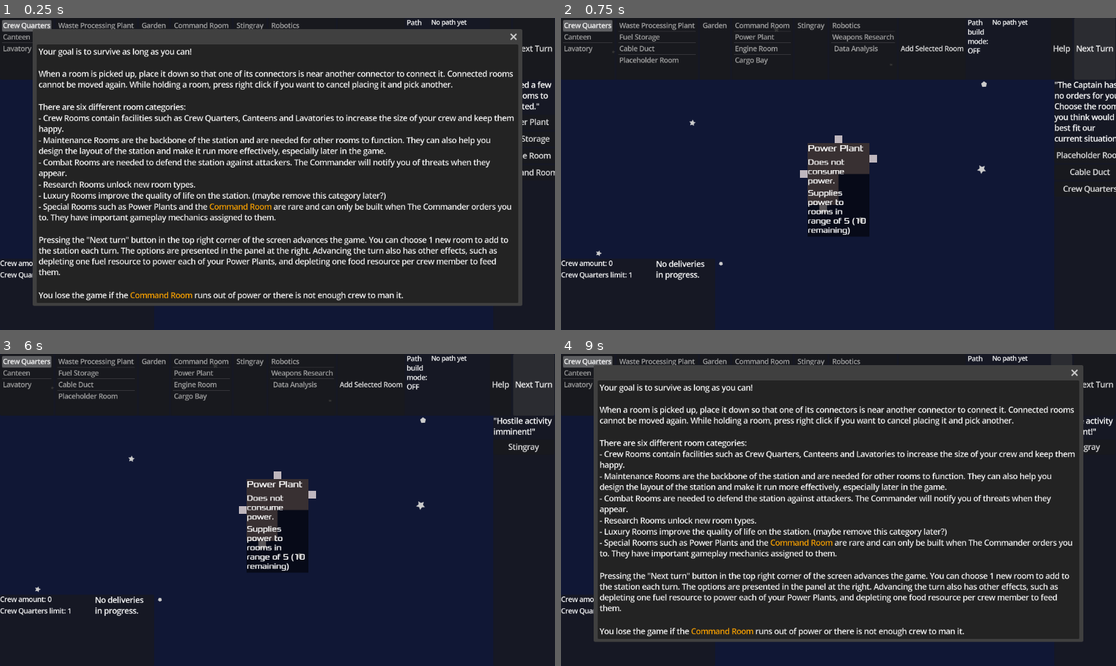
Above: before the commit, frames 1-4 (two rows, left to right).
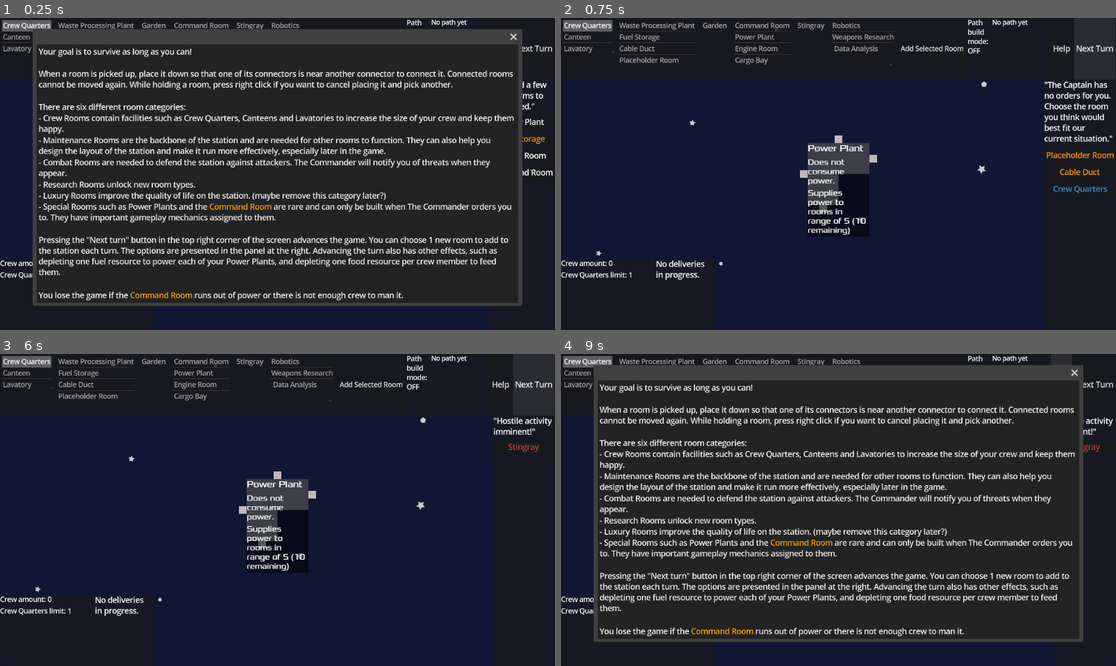
Above: after the commit, the same moments.

Repository: juhanikat/mothership
Game: Godot game, scene res://scenes/main.tscn
Two runs of this game, one before a commit and one after it. Both use one fixed random seed, a clock stepped at 60 frames per second and the inputs below.
Inputs:
- Up to frame 1 (0.25 s): no input
- Up to frame 2 (0.75 s): click "Next Turn" at 0.5 s
- Up to frame 3 (6 s): click "Next Turn" at 1.25 s; click "Add Selected Room" at 2 s; click "Cargo Bay" at 2.75 s; click "Add Selected Room" at 3.5 s; click "Cargo Bay" at 4.25 s; click "Add Selected Room" at 5 s; click "Next Turn" at 5.75 s
- Up to frame 4 (9 s): click "Stingray" at 6.5 s; click "Stingray" at 7.25 s; click "Stingray" at 8 s; click "Help" at 8.75 s

The runs differ from the first frame. In frame 1, 0.5% of the frame differs, in the area x 94-100%, y 20-51%; in frame 2, 1.5%, in the area x 86-100%, y 20-57%; in frame 3, less than 0.1%; in frame 4, less than 0.1%.

Commit message:
add colors to room selection buttons

Diff:
--- a/RoomData.gd
+++ b/RoomData.gd
@@ -16,7 +16,7 @@
 	RoomCategory.RESEARCH_ROOM: Color(0.678, 0.0, 0.68),
 	RoomCategory.COMBAT_ROOM: Color(0.681, 0.257, 0.219),
 	RoomCategory.LUXURY_ROOM: Color(0.394, 0.834, 0.113),
-	RoomCategory.SPECIAL_ROOM: Color(0.904, 0.741, 0.651)
+	RoomCategory.SPECIAL_ROOM: Color(1.0, 1.0, 1.0)
 	}
 
 
--- a/captain/room_selection.gd
+++ b/captain/room_selection.gd
@@ -5,7 +5,6 @@
 @export var order_description_label: RichTextLabel
 @export var room_container: VBoxContainer
 @onready var main: Node2D = get_tree().root.get_node("Main")
-
 
 
 func clear_room_buttons() -> void:
@@ -19,7 +18,9 @@
 	order_description_label.text = "\"%s\"" % [description]
 	for room_data in room_data_array:
 		var new_room_button = Button.new()
-		new_room_button.text = room_data["room_name"]
+		var button_text_color = RoomData.room_colors[room_data["room_category"]]
+		new_room_button.add_theme_color_override("font_color", button_text_color)
+		new_room_button.text = "%s" % [room_data["room_name"]]
 		new_room_button.pressed.connect(_on_room_button_pressed.bind(room_data))
 		new_room_button.focus_mode = Control.FOCUS_NONE
 		room_container.add_child(new_room_button)
--- a/captain/room_selection.tscn
+++ b/captain/room_selection.tscn
@@ -13,6 +13,7 @@
 anchor_top = 0.197531
 anchor_right = 1.0
 anchor_bottom = 1.0
+grow_horizontal = 0
 metadata/_edit_use_anchors_ = true
 
 [node name="VBoxContainer" type="VBoxContainer" parent="SidePanel"]
--- a/room/room.tscn
+++ b/room/room.tscn
@@ -1,22 +1,6 @@
 [gd_scene load_steps=6 format=3 uid="uid://b5dj4e3qdd2f6"]
 
 [ext_resource type="Script" uid="uid://bniolhgkcwsnj" path="res://room/room.gd" id="1_ppkfq"]
-
-[sub_resource type="Animation" id="Animation_ppkfq"]
-resource_name = "show_highlight"
-length = 2.0
-tracks/0/type = "value"
-tracks/0/imported = false
-tracks/0/enabled = true
-tracks/0/path = NodePath(".:default_color")
-tracks/0/interp = 1
-tracks/0/loop_wrap = true
-tracks/0/keys = {
-"times": PackedFloat32Array(0.0333333, 1),
-"transitions": PackedFloat32Array(1, 1),
-"update": 0,
-"values": [Color(1, 1, 1, 0), Color(1, 1, 1, 1)]
-}
 
 [sub_resource type="Animation" id="Animation_j33j0"]
 length = 0.001
@@ -47,6 +31,22 @@
 "transitions": PackedFloat32Array(1, 1),
 "update": 0,
 "values": [Color(1, 1, 1, 1), Color(1, 1, 1, 0)]
+}
+
+[sub_resource type="Animation" id="Animation_ppkfq"]
+resource_name = "show_highlight"
+length = 2.0
+tracks/0/type = "value"
+tracks/0/imported = false
+tracks/0/enabled = true
+tracks/0/path = NodePath(".:default_color")
+tracks/0/interp = 1
+tracks/0/loop_wrap = true
+tracks/0/keys = {
+"times": PackedFloat32Array(0.0333333, 1),
+"transitions": PackedFloat32Array(1, 1),
+"update": 0,
+"values": [Color(1, 1, 1, 0), Color(1, 1, 1, 1)]
 }
 
 [sub_resource type="AnimationLibrary" id="AnimationLibrary_j33j0"]
